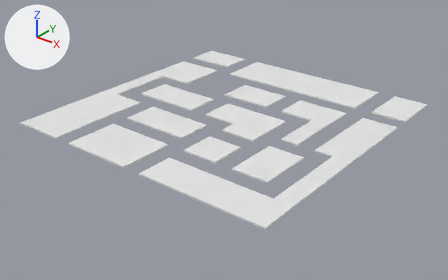
What one commit did to the FBX model Assets/Art/Mesh Imports/level_geo.fbx.
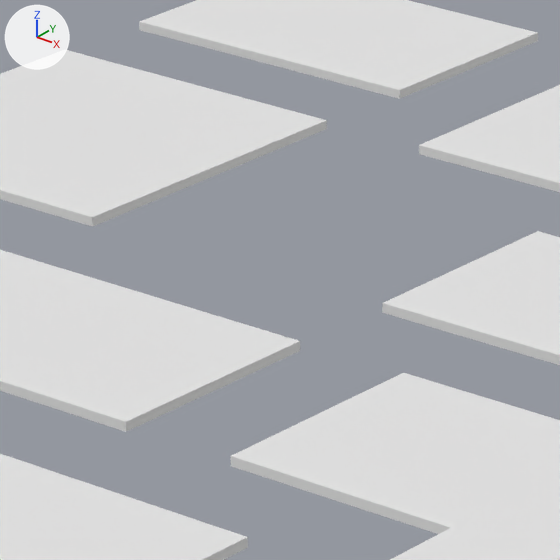
There are two pictures of each version: one whole from a 50 mm lens placed at (97.2, -124.4, 68.6), pointed at (0.5, -3.6, -6.3), one close up on the part from 39% to 55% of the width and 20% to 46% of the height. Arrows for +X, +Y and +Z are at upper left; the lights stay in place.
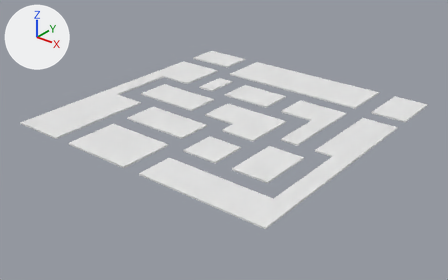
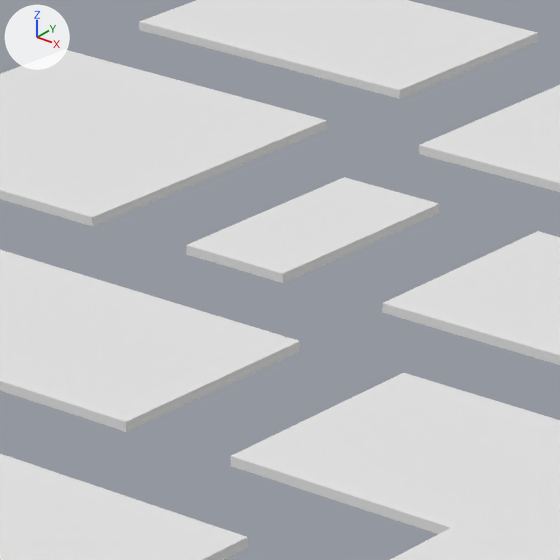
Commit message: level geometry done

Changed parts and their boxes [x1, y1, x2, y2] in the close-ups (560 x 560 px):
part 1 of me_plane_104, added: after [186, 177, 440, 283]

What the commit changed:
me_plane_104 has 152 vertices, 126 faces and spans x -40.0..40.0, y -40.0..40.0, z 0.0..0.4.
me_plane_104 is used by ob_plane_095; location (0.0, 0.0, 0.0).
me_plane_104 part 1: a new loose piece, a box spanning x -20.0..-15.0, y 10.0..20.0, z 0.0..0.4, in mat_material_008 (white #e7e7e7).
